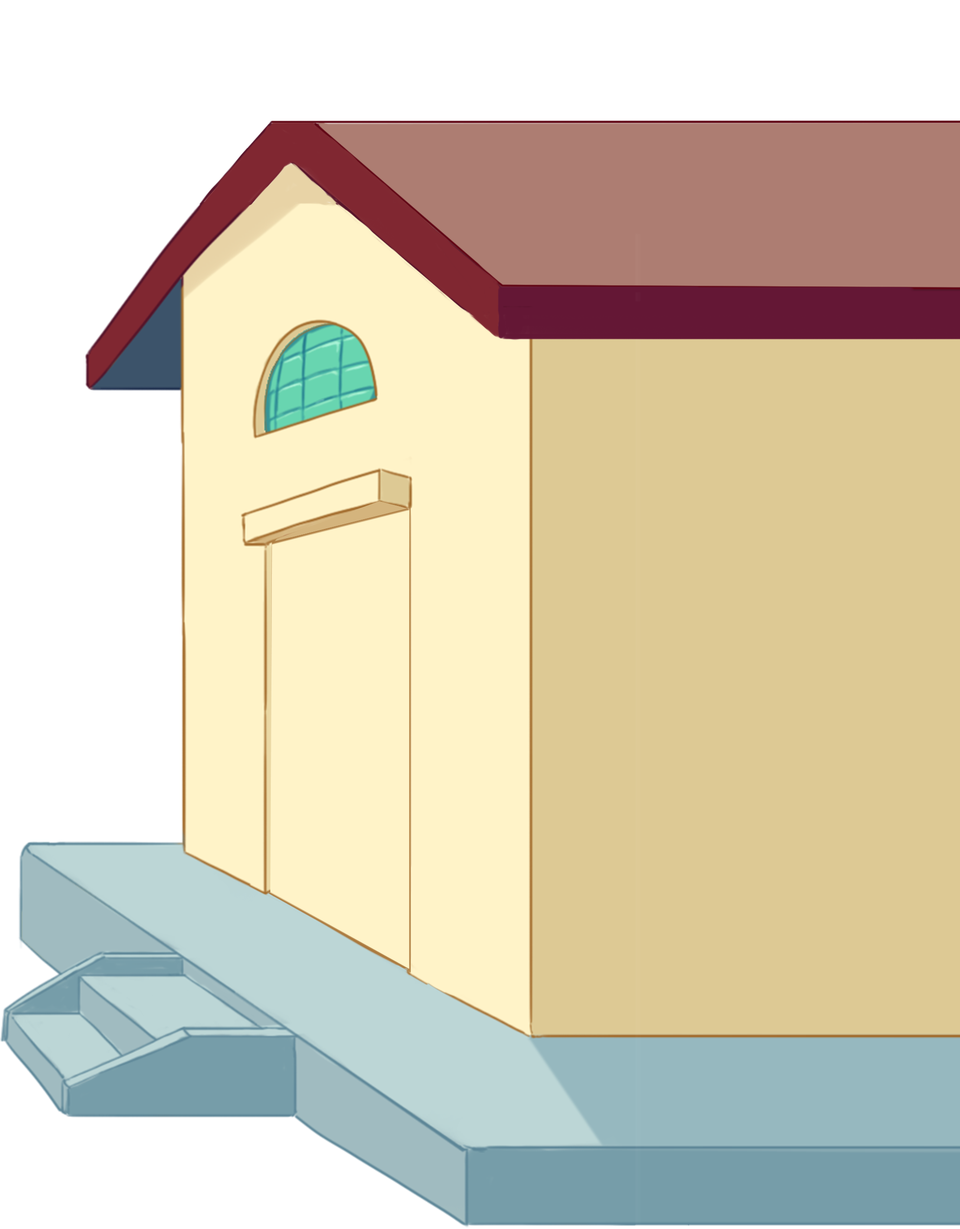
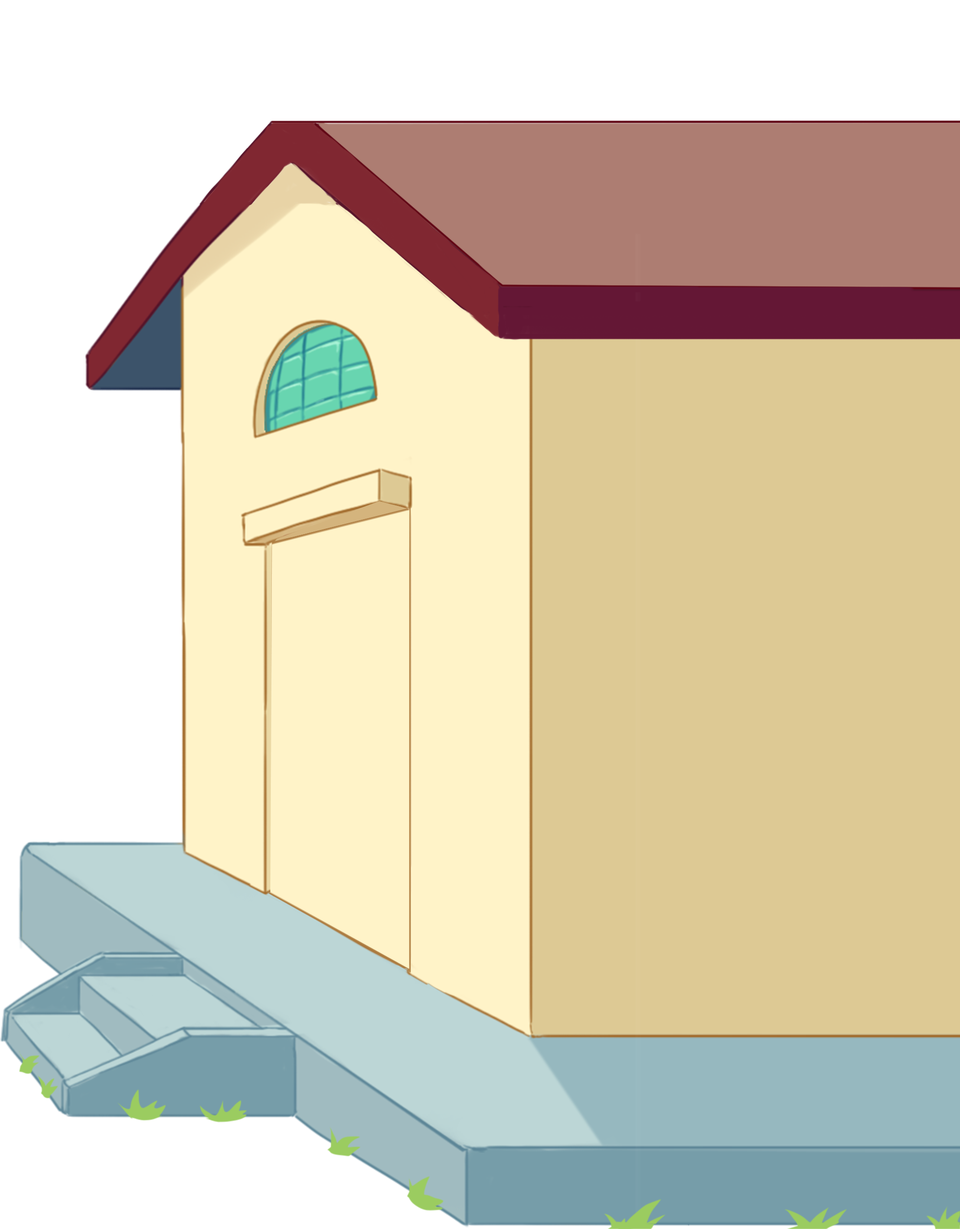
Two versions of the same layered image (960 × 1229). Layer-by-layer changes:
added layer "Layer 4" above "Layer 3" over [18, 1050, 960, 1229]
